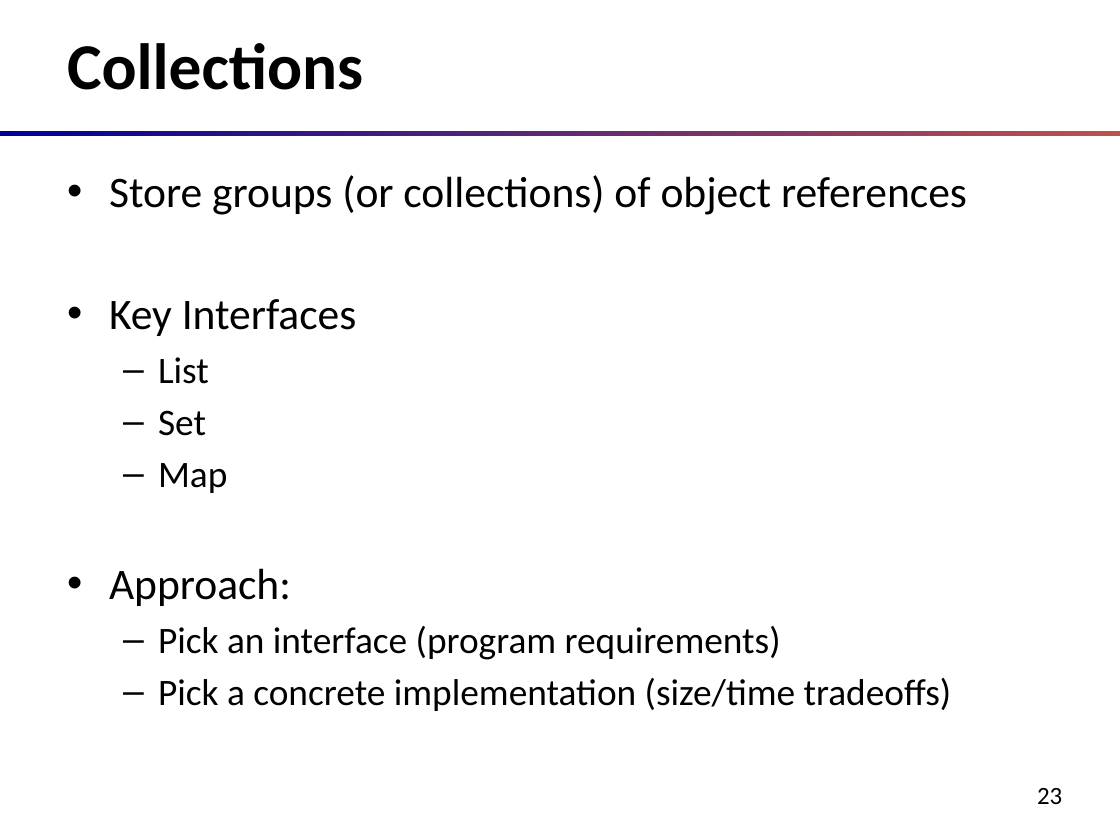
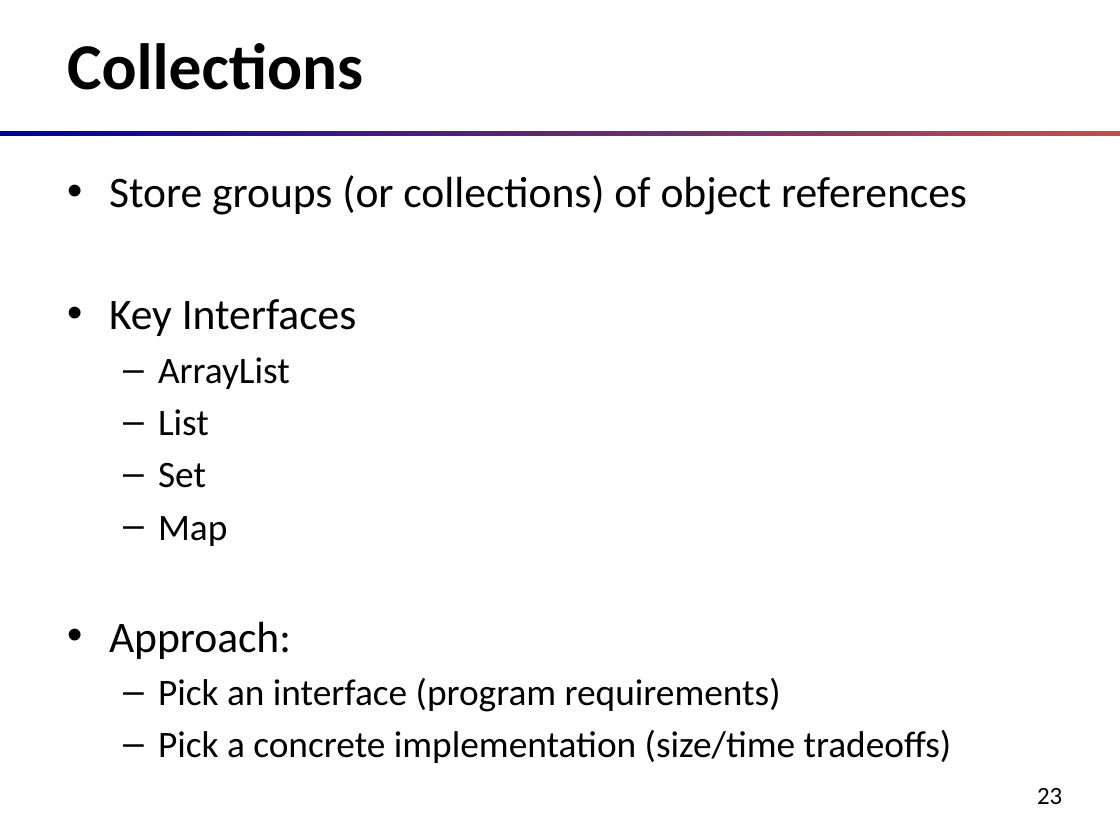
Before and after one commit to oxbot/battleship, a slide deck: slide 23 of slides/c06-Java.API.pptx. Drawn at 1120x840 pixels with LibreOffice and Linux fonts; fonts in the diff are those of the drawing. Boxes give left, top, right and bottom in pixels: in the first picture for what was removed or moved away, otherwise in the second. Text is boxed around its words. In the diff, an @@ line names an element or a change of style, - is before the commit and + after.

```diff
--- a/slides/c06-Java.API.pptx
+++ b/slides/c06-Java.API.pptx
@@ text at [158,357,290,389]: paragraph added @@
+  – ArrayList
```
Also in this commit, not shown: 1 other slide changed, 2 other files.
